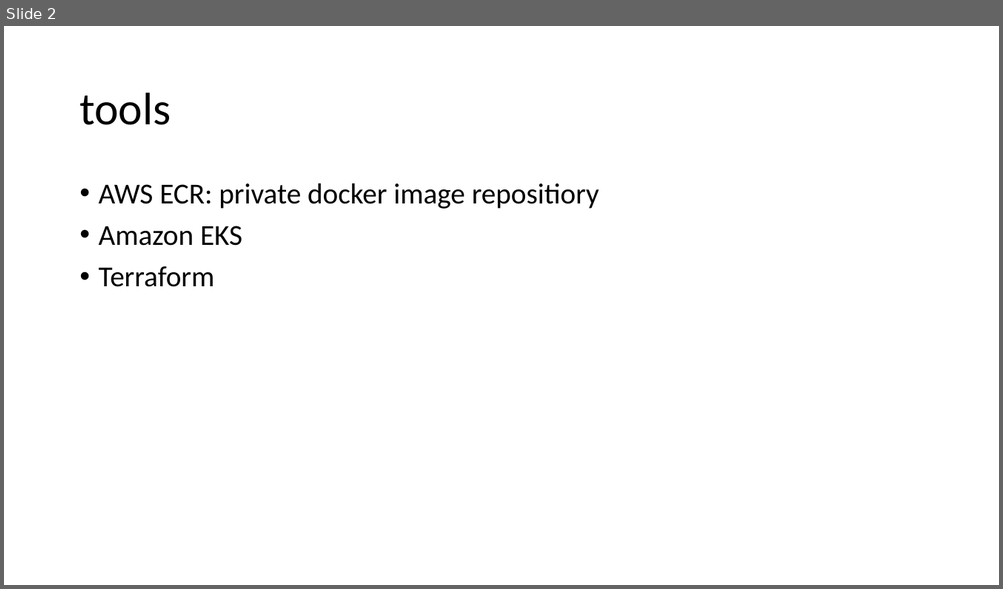
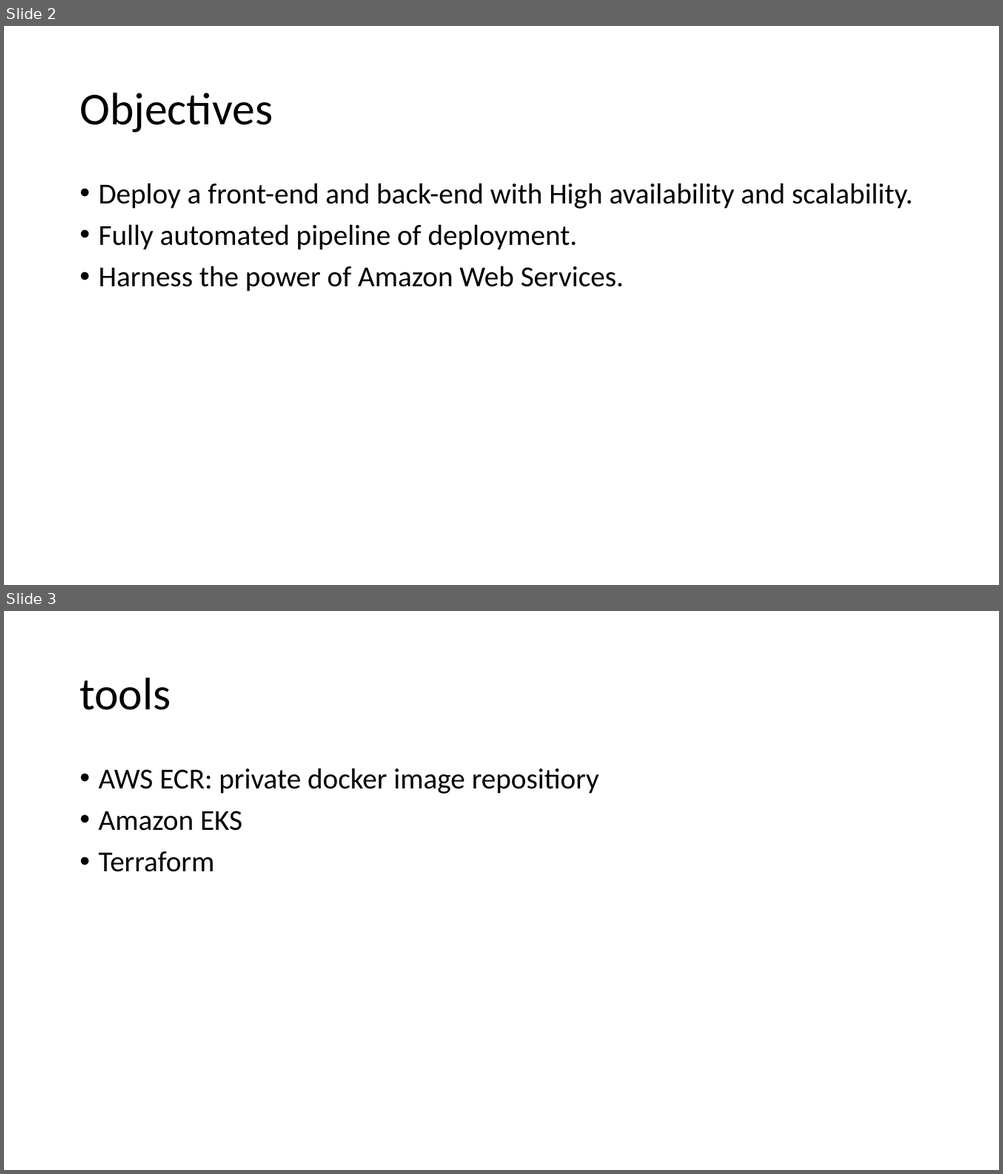
Before and after one commit to bridgecrew-perf6/Spring-Petclinic-AWS-Deployment, a slide deck: New Microsoft PowerPoint Presentation.pptx. Shown one above the other, each under a label of ours: slide 2 before the commit, slides 2 and 3 after it. The pictures are 1003x589 and 1003x1174 pixels, drawn with LibreOffice and Linux fonts; fonts in the diff are those of the drawing. Boxes give left, top, right and bottom in pixels: in the first picture for what was removed or moved away, otherwise in the second. Text is boxed around its words. In the diff, an @@ line names an element or a change of style, - is before the commit and + after.

```diff
--- a/New Microsoft PowerPoint Presentation.pptx
+++ b/New Microsoft PowerPoint Presentation.pptx
@@ slide 2 added at bbox=[4, 26, 999, 585], background #FFFFFF @@
@@ title added at bbox=[79, 93, 273, 133], 44 pt, text #000000 @@
+Objectives
@@ text added at bbox=[99, 183, 913, 292], 28 pt, text #000000 @@
+• Deploy a front-end and back-end with High availability and scalability.
+• Fully automated pipeline of deployment.
+• Harness the power of Amazon Web Services.
@@ what was slide 2 is now slide 3 @@
```
Also in this commit, not shown: 1 slide changed, 1 other slide added.
